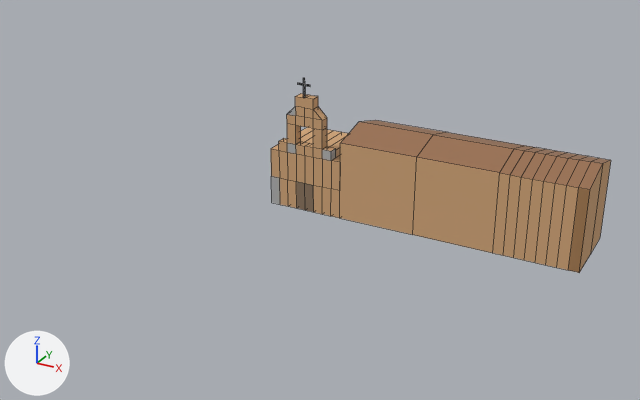
An edit to the Blender file assets/buildings/inmaculada.blend, drawn before and after from the same camera.
Both versions are drawn from a 50 mm lens placed at (41.4, -76.1, 37.6), pointed at (2.6, -5.5, 2.2). Lighting does not change. The marker at lower left points along +X, +Y and +Z. The picture after the commit comes second. Mesh edges are drawn as thin lines.
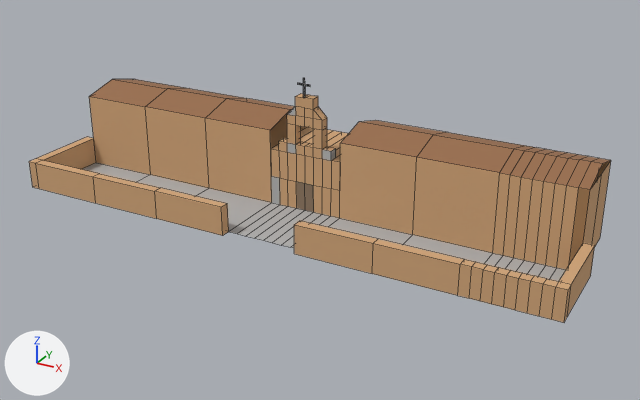
Boxes (x1, y1, x2, y2) around the edits, measured in the pictures (640 x 400 px):
'Plane', reshaped (71% wider, 26% taller): before (271, 78, 611, 273); after (29, 78, 611, 323)
part 1 of me_plane, built on: before (313, 107, 611, 273); after (29, 79, 611, 323)

The change, as a list of edits to the scene's bpy script:
```text
Change me_plane:
    used by ob_plane; location = (0.0, 0.0, 0.0); scale = (4.0, 4.0, 4.0)
    remove me_plane.from_pydata(...)  # 164 vertices, 149 faces; spans x -1.0..7.0, y -1.0..1.0, z 0.0..3.5
    add me_plane.from_pydata(...)  # 277 vertices, 247 faces, 6 loose edges; spans x -7.25..7.25, y -3.25..1.0, z 0.0..3.5
    me_plane part 1
    26 faces are deleted
    15 vertices are added at x -7.25..7.25, y -3.25..0.0, z 0.0..2.25
    19 new vertices lie (0.0, -2.0, 0.0) away from vertices in x -1.0..7.0, y -1.0, z 0.0
    13 new vertices lie (0.0, 0.0, 0.75) away from vertices in x -1.0..7.0, y -3.0..-1.0, z 0.0
    14 new vertices lie (0.0, -0.25, 0.0) away from vertices in x -1.0..7.0, y -3.0, z 0.0..0.75
    11 new vertices lie (0.0, -1.0, 0.0) away from vertices in x -1.0..7.0, y 1.0, z 0.0..2.0
    10 new vertices lie (0.0, 0.0, -0.75) away from vertices in x 3.0..7.0, y -3.25, z 0.75
    6 new vertices lie (-2.0, 0.0, 0.0) away from vertices in x -1.0, y -3.25..1.0, z 0.0..0.75
    6 new vertices lie (-2.0, 0.0, 0.0) away from vertices in x -3.0, y -3.25..1.0, z 0.0..0.75
    6 new vertices lie (-2.0, 0.0, 0.0) away from vertices in x -5.0, y -3.25..1.0, z 0.0..0.75
    8 new vertices lie (0.0, 0.0, 2.0) away from vertices in x -7.0..-1.0, y -1.0..1.0, z 0.0
    5 new vertices lie (0.25, 0.0, 0.0) away from vertices in x 7.0, y -3.25..-1.0, z 0.0..0.75
    6 loose edges are added
    94 new faces join them, mat_facade (beige #d2a679)
    24 new faces join them, mat_greyer (grey #b3b3b3)
    6 new faces join them, mat_roof (brown #9a6f4e)
```
